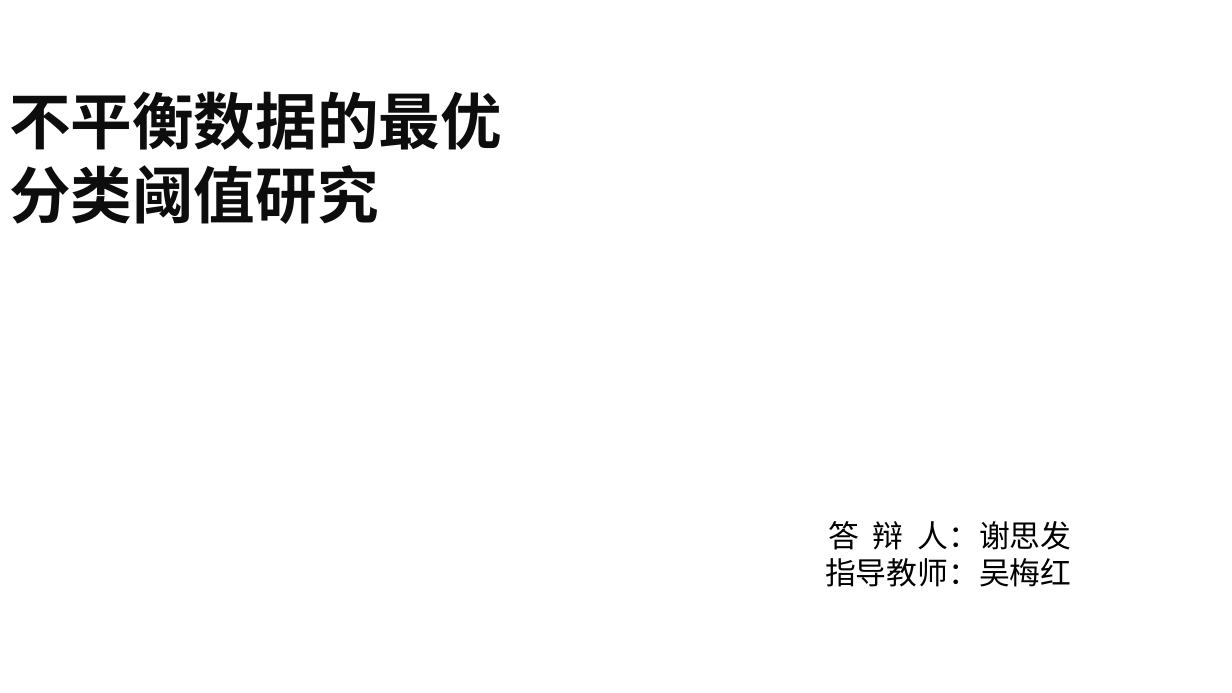
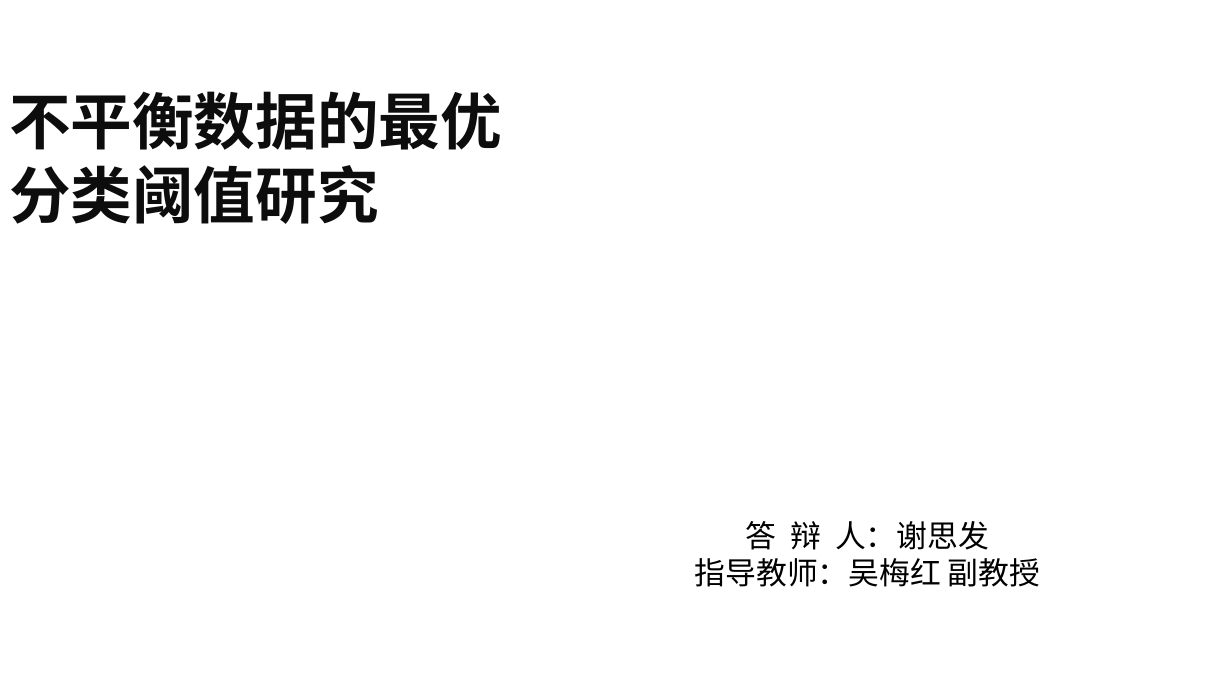
Before and after one commit to DMRookie/finaldesign, a slide deck: slide 1 of 答辩_谢思发_2.pptx. Drawn at 1232x693 pixels with LibreOffice and Linux fonts; fonts in the diff are those of the drawing; background and template pictures are left out. Boxes give left, top, right and bottom in pixels: in the first picture for what was removed or moved away, otherwise in the second. Text is boxed around its words. In the diff, an @@ line names an element or a change of style, - is before the commit and + after.

```diff
--- a/答辩_谢思发_2.pptx
+++ b/答辩_谢思发_2.pptx
@@ subtitle "答 辩 人：谢思发": place and size @@
-subtitle "答 辩 人：谢思发" at (825,521,1071,587)
+subtitle "答 辩 人：谢思发" at (695,521,1040,587)
@@ subtitle at (746,521,989,550): alignment right to centre @@
@@ subtitle at (695,558,1040,587): text changed @@
-指导教师：吴梅红
+指导教师：吴梅红 副教授
```
Also in this commit, not shown: 3 other slides changed, 2 other files.
